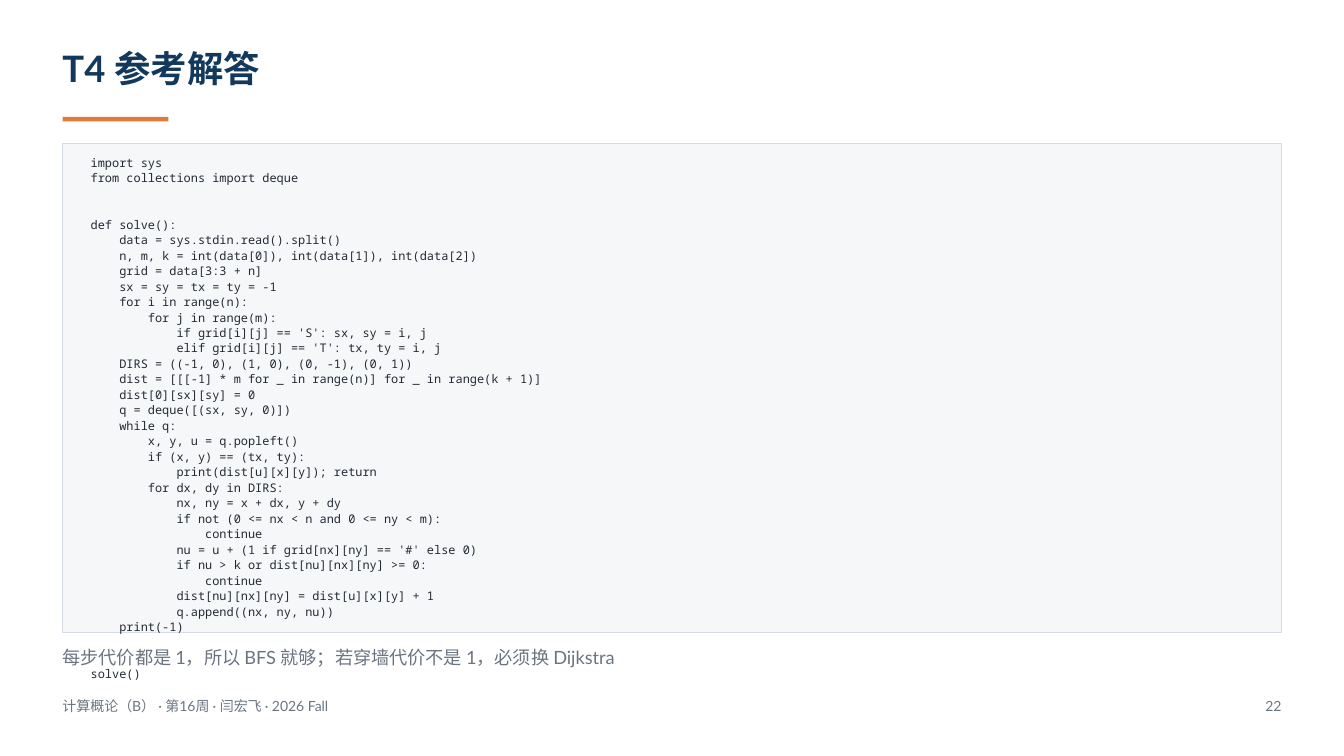
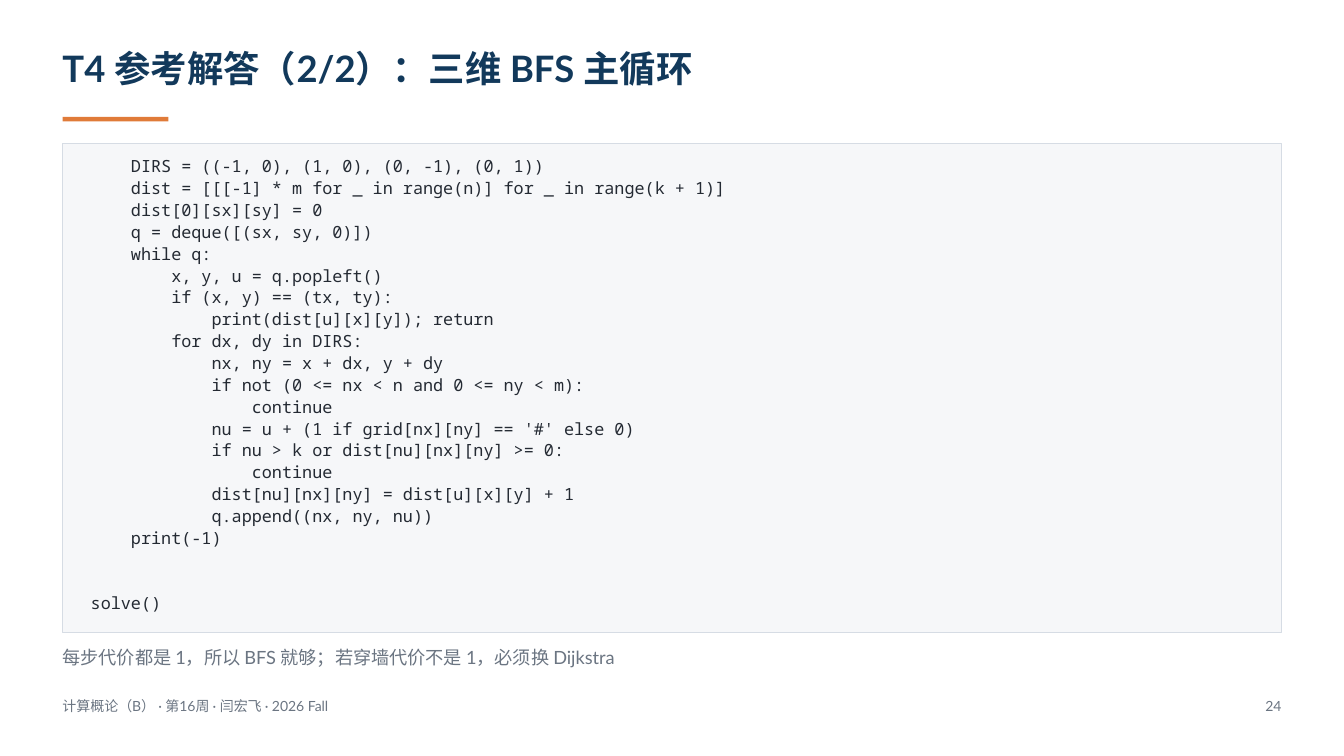
Before and after one commit to GMyhf/2026fall-cs101, a slide deck: slide 24 of courseware/202612_ADS_W16_Review_Final_Machine_Exam.pptx (slide 22 before the commit). Drawn at 1344x756 pixels with LibreOffice and Linux fonts; fonts in the diff are those of the drawing. Boxes give left, top, right and bottom in pixels: in the first picture for what was removed or moved away, otherwise in the second. Text is boxed around its words. In the diff, an @@ line names an element or a change of style, - is before the commit and + after.

```diff
--- a/courseware/202612_ADS_W16_Review_Final_Machine_Exam.pptx
+++ b/courseware/202612_ADS_W16_Review_Final_Machine_Exam.pptx
@@ text at (x1=62, y1=51, x2=692, y2=86): text changed @@
-T4 参考解答
+T4 参考解答（2/2）：三维 BFS 主循环
@@ text at (x1=91, y1=158, x2=477, y2=355): paragraphs removed @@
-import sys
-from collections import deque
-def solve():
-data = sys.stdin.read().split()
-n, m, k = int(data[0]), int(data[1]), int(data[2])
-grid = data[3:3 + n]
-sx = sy = tx = ty = -1
-for i in range(n):
-for j in range(m):
-if grid[i][j] == 'S': sx, sy = i, j
-elif grid[i][j] == 'T': tx, ty = i, j
@@ text "DIRS = ((-1, 0), (1, ..." at (x1=91, y1=160, x2=725, y2=612): size 8.5 to 12 pt; line spacing 11.1pt to 15.6pt @@
@@ text at (x1=1265, y1=701, x2=1281, y2=711): text changed @@
-22
+24
```
Also in this commit, not shown: 15 other slides changed, 3 slides added, 23 other files.
